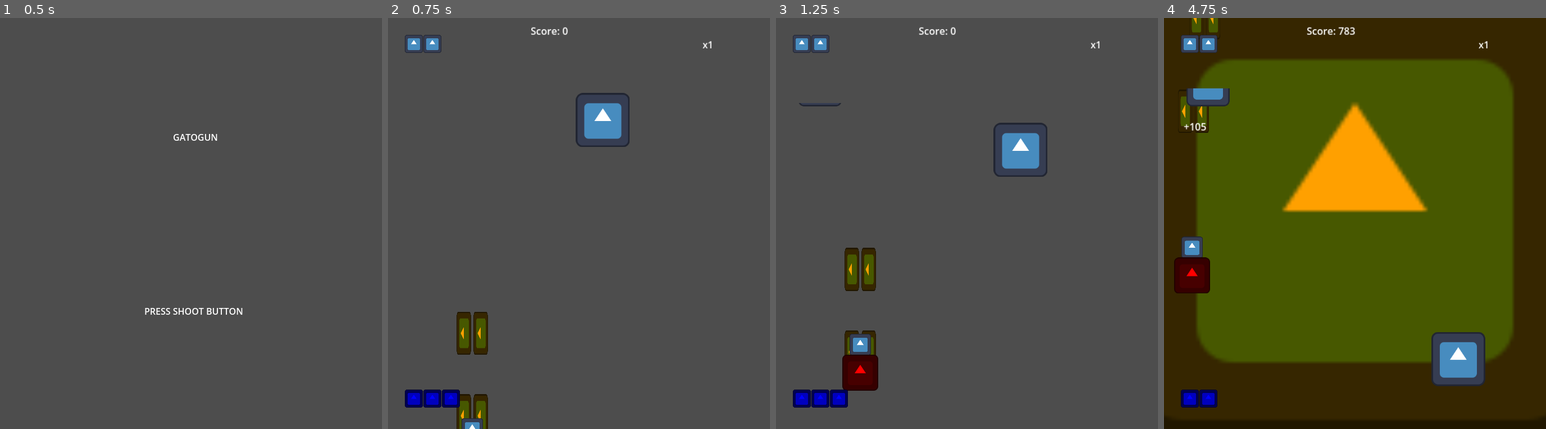
Above: before the commit, frames 1-4 (left to right).
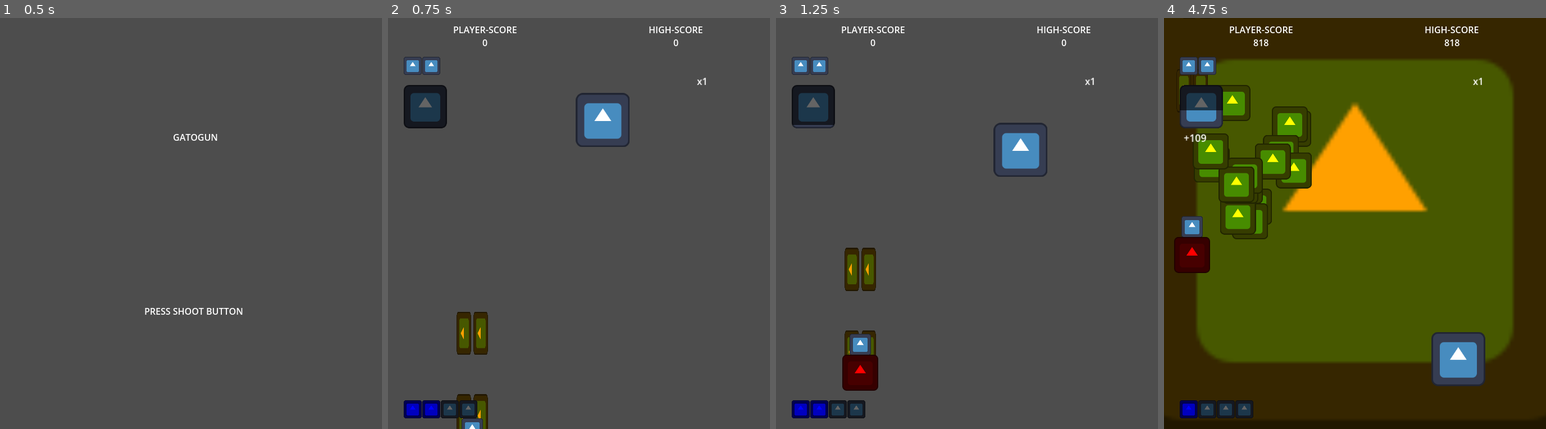
Above: after the commit, the same moments.

Repository: Zeroeth-0/Gatogun
Game: Godot game, scene res://scenes/UI/title_screen.tscn
Same seed, same stepped clock (60 frames per second), same inputs: the game is played once before the commit and once after it. The engine's default icon, where the game draws it, is replaced by a stand-in: a white triangle on a blue panel in a dark square.
Inputs:
- Up to frame 1 (0.5 s): no input
- Up to frame 2 (0.75 s): tap Enter (Start) at 0.5 s; hold Right (RIGHT) from 0.53 s (still down); hold Z (A) from 0.53 s (still down)
- Up to frame 3 (1.25 s): keep holding Right (RIGHT); keep holding Z (A); tap X (B) at 0.8 s
- Up to frame 4 (4.75 s): release Right (RIGHT) at 1.28 s; release Z (A) at 1.28 s; hold Down (DOWN) 1.28-2.03 s; tap X (B) at 1.35, 3.05, 3.6 s; tap C (C) at 1.55, 4.35 s; hold Right (RIGHT) 2.03-2.78 s; hold C (C) 2.03-2.78 s; tap Z (A) at 2.3, 2.85, 4.55 s; hold Up (UP) 2.78-3.53 s; hold C (C) 3.53-4.28 s; hold Left (LEFT) from 3.53 s (still down)

Frame 1 is identical in both runs. In frame 2, 3.1% of the frame differs, in the area x 4-85%, y 2-98%; in frame 3, 3.1%; in frame 4, 11%, in the area x 2-85%, y 0-98%.

Commit message:
Unified UI

Diff:
--- a/project.godot
+++ b/project.godot
@@ -12,7 +12,7 @@
 
 config/name="Gatogun"
 run/main_scene="res://scenes/UI/title_screen.tscn"
-config/features=PackedStringArray("4.4", "GL Compatibility")
+config/features=PackedStringArray("4.5", "GL Compatibility")
 run/max_fps=240
 config/icon="res://icon.svg"
 
--- a/scenes/UI/b_box_container.tscn
+++ /dev/null
@@ -1,9 +0,0 @@
-[gd_scene load_steps=2 format=3 uid="uid://dyjlf0d78pbvd"]
-
-[ext_resource type="PackedScene" uid="uid://c7eeyaje6ghkn" path="res://scenes/UI/h_box_container.tscn" id="1_iam8w"]
-
-[node name="BBoxContainer" instance=ExtResource("1_iam8w")]
-modulate = Color(0, 0, 1, 1)
-offset_top = 660.0
-offset_bottom = 700.0
-resourceEnum = 1
--- a/scenes/UI/combo_label.tscn
+++ /dev/null
@@ -1,13 +0,0 @@
-[gd_scene load_steps=2 format=3 uid="uid://chegi2am56x1"]
-
-[ext_resource type="Script" uid="uid://p4wmi2otpdi7" path="res://source/UI/label.gd" id="1_01v1u"]
-
-[node name="ComboLabel" type="RichTextLabel"]
-top_level = true
-z_index = 10
-offset_left = 27.0
-offset_top = 25.0
-offset_right = 200.0
-offset_bottom = 97.0
-script = ExtResource("1_01v1u")
-labelEnum = 1
--- a/scenes/UI/fever_bar.tscn
+++ /dev/null
@@ -1,15 +0,0 @@
-[gd_scene load_steps=3 format=3 uid="uid://ber78ar7g5504"]
-
-[ext_resource type="Texture2D" uid="uid://cuojt0mdh67vh" path="res://icon.svg" id="1_vkc7f"]
-[ext_resource type="Script" uid="uid://dob11md81o6bp" path="res://source/UI/fever_bar.gd" id="2_km53o"]
-
-[node name="FeverBar" type="TextureProgressBar"]
-z_index = 10
-offset_left = 40.0
-offset_top = 80.0
-offset_right = 168.0
-offset_bottom = 208.0
-scale = Vector2(0.6, 0.6)
-fill_mode = 3
-texture_progress = ExtResource("1_vkc7f")
-script = ExtResource("2_km53o")
--- a/scenes/UI/h_box_container.tscn
+++ /dev/null
@@ -1,14 +0,0 @@
-[gd_scene load_steps=3 format=3 uid="uid://c7eeyaje6ghkn"]
-
-[ext_resource type="Script" uid="uid://dvn75yjtwqxt4" path="res://source/UI/lives_bombs.gd" id="1_w8x7p"]
-[ext_resource type="Texture2D" uid="uid://cuojt0mdh67vh" path="res://icon.svg" id="2_suado"]
-
-[node name="HBoxContainer" type="HBoxContainer"]
-z_index = 10
-offset_left = 30.0
-offset_top = 30.0
-offset_right = 70.0
-offset_bottom = 70.0
-scale = Vector2(0.25, 0.25)
-script = ExtResource("1_w8x7p")
-resource_texture = ExtResource("2_suado")
--- /dev/null
+++ b/scenes/UI/hud.tscn
@@ -0,0 +1,147 @@
+[gd_scene load_steps=3 format=3 uid="uid://duam5mtyrxv5l"]
+
+[ext_resource type="Script" uid="uid://ccmb0til07tbv" path="res://source/UI/hud.gd" id="1_rd3kb"]
+[ext_resource type="Texture2D" uid="uid://cuojt0mdh67vh" path="res://icon.svg" id="2_y5tme"]
+
+[node name="HUD" type="Control" node_paths=PackedStringArray("gameScore", "highScore", "comboLabel", "multLabel", "intensityBar", "medalCountdown", "heartContainer", "currBombContainer", "maxBombContainer") groups=["HUD"]]
+z_index = 100
+layout_mode = 3
+anchors_preset = 15
+anchor_right = 1.0
+anchor_bottom = 1.0
+offset_left = 3.0
+offset_top = -1.0
+offset_right = 3.0
+offset_bottom = -1.0
+grow_horizontal = 2
+grow_vertical = 2
+script = ExtResource("1_rd3kb")
+gameScore = NodePath("ScoreContainer/GameContainer/GameScore")
+highScore = NodePath("ScoreContainer/HighContainer/HighScore")
+comboLabel = NodePath("ComboLabel")
+multLabel = NodePath("MultLabel")
+intensityBar = NodePath("IntensityBar")
+medalCountdown = NodePath("MedalCountdown")
+heartContainer = NodePath("HeartContainer")
+currBombContainer = NodePath("BombContainer/CurrBombContainer")
+maxBombContainer = NodePath("BombContainer/MaxBombContainer")
+resource_texture = ExtResource("2_y5tme")
+
+[node name="ComboLabel" type="RichTextLabel" parent="."]
+top_level = true
+z_index = 10
+layout_mode = 0
+offset_left = -165.0
+offset_top = 228.0
+offset_right = 8.0
+offset_bottom = 300.0
+text = "+9999"
+
+[node name="MultLabel" type="RichTextLabel" parent="."]
+top_level = true
+z_index = 10
+layout_mode = 0
+offset_left = 550.0
+offset_top = 100.0
+offset_right = 650.0
+offset_bottom = 170.0
+text = "x999"
+
+[node name="IntensityBar" type="TextureProgressBar" parent="."]
+z_index = 10
+layout_mode = 0
+offset_left = 25.0
+offset_top = 120.0
+offset_right = 153.0
+offset_bottom = 248.0
+scale = Vector2(0.6, 0.6)
+fill_mode = 3
+texture_under = ExtResource("2_y5tme")
+texture_progress = ExtResource("2_y5tme")
+tint_under = Color(0.39308554, 0.3930855, 0.39308548, 1)
+
+[node name="MedalCountdown" type="TextureProgressBar" parent="."]
+z_index = 10
+layout_mode = 0
+offset_left = 120.0
+offset_top = 135.0
+offset_right = 248.0
+offset_bottom = 263.0
+scale = Vector2(0.4, 0.4)
+max_value = 5.0
+step = 0.01
+fill_mode = 4
+texture_progress = ExtResource("2_y5tme")
+
+[node name="HeartContainer" type="HBoxContainer" parent="."]
+z_index = 10
+layout_mode = 0
+offset_left = 25.0
+offset_top = 70.0
+offset_right = 65.00006
+offset_bottom = 110.0
+scale = Vector2(0.25, 0.25)
+
+[node name="ScoreContainer" type="HBoxContainer" parent="."]
+layout_mode = 0
+offset_top = 10.0
+offset_right = 340.0
+offset_bottom = 60.0
+theme_override_constants/separation = 0
+
+[node name="GameContainer" type="VBoxContainer" parent="ScoreContainer"]
+custom_minimum_size = Vector2(340, 46)
+layout_mode = 2
+theme_override_constants/separation = 0
+
+[node name="GameName" type="RichTextLabel" parent="ScoreContainer/GameContainer"]
+custom_minimum_size = Vector2(340, 23)
+layout_mode = 2
+text = "PLAYER-SCORE"
+horizontal_alignment = 1
+
+[node name="GameScore" type="RichTextLabel" parent="ScoreContainer/GameContainer"]
+custom_minimum_size = Vector2(340, 23)
+layout_mode = 2
+text = "999999999999999999999"
+horizontal_alignment = 1
+
+[node name="HighContainer" type="VBoxContainer" parent="ScoreContainer"]
+custom_minimum_size = Vector2(340, 46)
+layout_mode = 2
+theme_override_constants/separation = 0
+
+[node name="HighName" type="RichTextLabel" parent="ScoreContainer/HighContainer"]
+custom_minimum_size = Vector2(340, 23)
+layout_mode = 2
+text = "HIGH-SCORE"
+horizontal_alignment = 1
+
+[node name="HighScore" type="RichTextLabel" parent="ScoreContainer/HighContainer"]
+custom_minimum_size = Vector2(340, 23)
+layout_mode = 2
+text = "999999999999999999999"
+horizontal_alignment = 1
+
+[node name="BombContainer" type="Control" parent="."]
+anchors_preset = 0
+offset_left = 25.0
+offset_top = 680.0
+offset_right = 65.0
+offset_bottom = 720.0
+
+[node name="MaxBombContainer" type="HBoxContainer" parent="BombContainer"]
+modulate = Color(0.39308554, 0.3930855, 0.39308548, 1)
+z_index = 10
+layout_mode = 0
+offset_right = 40.0
+offset_bottom = 40.0
+scale = Vector2(0.25, 0.25)
+
+[node name="CurrBombContainer" type="HBoxContainer" parent="BombContainer"]
+modulate = Color(0, 0, 1, 1)
+z_index = 10
+layout_mode = 0
+offset_right = 40.0
+offset_bottom = 40.0
+scale = Vector2(0.25, 0.25)
--- a/scenes/UI/medal_countdown.tscn
+++ /dev/null
@@ -1,16 +0,0 @@
-[gd_scene load_steps=3 format=3 uid="uid://dg3240gsrod7n"]
-
-[ext_resource type="Texture2D" uid="uid://cuojt0mdh67vh" path="res://icon.svg" id="1_2065g"]
-[ext_resource type="Script" uid="uid://dob11md81o6bp" path="res://source/UI/fever_bar.gd" id="2_owi7b"]
-
-[node name="MedalCountdown" type="TextureProgressBar"]
-z_index = 10
-offset_left = 40.0
-offset_top = 80.0
-offset_right = 168.0
-offset_bottom = 208.0
-scale = Vector2(0.4, 0.4)
-fill_mode = 4
-texture_progress = ExtResource("1_2065g")
-script = ExtResource("2_owi7b")
-barEnum = 1
--- a/scenes/UI/medal_val_label.tscn
+++ /dev/null
@@ -1,17 +0,0 @@
-[gd_scene load_steps=2 format=3 uid="uid://7pou2o2sayiq"]
-
-[ext_resource type="Script" uid="uid://bx6ojl6vvd0rp" path="res://source/UI/medal_val_label.gd" id="1_8jwxa"]
-
-[node name="MedalValLabel" type="RichTextLabel"]
-z_index = 10
-anchors_preset = 7
-anchor_left = 0.5
-anchor_top = 1.0
-anchor_right = 0.5
-anchor_bottom = 1.0
-offset_left = -50.0
-offset_top = -40.0
-offset_right = 50.0
-grow_horizontal = 2
-grow_vertical = 0
-script = ExtResource("1_8jwxa")
--- a/scenes/UI/mult_label.tscn
+++ /dev/null
@@ -1,13 +0,0 @@
-[gd_scene load_steps=2 format=3 uid="uid://gyhjwciacmac"]
-
-[ext_resource type="Script" uid="uid://p4wmi2otpdi7" path="res://source/UI/label.gd" id="1_p0k7x"]
-
-[node name="MultLabel" type="RichTextLabel"]
-top_level = true
-z_index = 10
-offset_left = 27.0
-offset_top = 25.0
-offset_right = 200.0
-offset_bottom = 97.0
-script = ExtResource("1_p0k7x")
-labelEnum = 2
--- a/scenes/UI/score_label.tscn
+++ /dev/null
@@ -1,12 +0,0 @@
-[gd_scene load_steps=2 format=3 uid="uid://jkopai8ptvrm"]
-
-[ext_resource type="Script" uid="uid://p4wmi2otpdi7" path="res://source/UI/label.gd" id="1_rwnj0"]
-
-[node name="ScoreLabel" type="RichTextLabel"]
-top_level = true
-z_index = 10
-offset_left = 237.0
-offset_top = 25.0
-offset_right = 410.0
-offset_bottom = 97.0
-script = ExtResource("1_rwnj0")
--- a/scenes/levels/world.tscn
+++ b/scenes/levels/world.tscn
@@ -1,18 +1,12 @@
-[gd_scene load_steps=15 format=3 uid="uid://bi7uyv2plo07x"]
+[gd_scene load_steps=9 format=3 uid="uid://bi7uyv2plo07x"]
 
 [ext_resource type="Script" uid="uid://hrxsyfgjv1kg" path="res://source/levels/level_parser.gd" id="1_btnht"]
 [ext_resource type="PackedScene" uid="uid://bw2g2t07ejkdq" path="res://scenes/levels/dead_bounds.tscn" id="3_0hlg8"]
 [ext_resource type="PackedScene" uid="uid://sc2mi3jdynyo" path="res://scenes/enemies/mid/midGoStopGo.tscn" id="3_xidr1"]
 [ext_resource type="PackedScene" uid="uid://cgts6rg8xrau" path="res://scenes/levels/playzone.tscn" id="4_hkylk"]
 [ext_resource type="PackedScene" uid="uid://4y26tmtqbxdx" path="res://scenes/levels/ground.tscn" id="5_sf1u2"]
-[ext_resource type="PackedScene" uid="uid://gyhjwciacmac" path="res://scenes/UI/mult_label.tscn" id="6_mmplq"]
-[ext_resource type="PackedScene" uid="uid://dg3240gsrod7n" path="res://scenes/UI/medal_countdown.tscn" id="8_mmplq"]
-[ext_resource type="PackedScene" uid="uid://chegi2am56x1" path="res://scenes/UI/combo_label.tscn" id="9_ckr2p"]
-[ext_resource type="PackedScene" uid="uid://jkopai8ptvrm" path="res://scenes/UI/score_label.tscn" id="10_s7d0j"]
-[ext_resource type="PackedScene" uid="uid://dyjlf0d78pbvd" path="res://scenes/UI/b_box_container.tscn" id="11_de0io"]
-[ext_resource type="PackedScene" uid="uid://ber78ar7g5504" path="res://scenes/UI/fever_bar.tscn" id="11_yb1ae"]
+[ext_resource type="PackedScene" uid="uid://duam5mtyrxv5l" path="res://scenes/UI/hud.tscn" id="7_dp8al"]
 [ext_resource type="PackedScene" uid="uid://bbrlpm3jwipc3" path="res://scenes/enemies/popcorn/popcornComeLeave.tscn" id="12_de0io"]
-[ext_resource type="PackedScene" uid="uid://c7eeyaje6ghkn" path="res://scenes/UI/h_box_container.tscn" id="13_e6078"]
 [ext_resource type="PackedScene" uid="uid://dog0k55xaa2s" path="res://scenes/items/max_power_up.tscn" id="14_8c33x"]
 
 [node name="World" type="Node2D" groups=["Level"]]
@@ -121,45 +115,7 @@
 
 [node name="Playzone" parent="." instance=ExtResource("4_hkylk")]
 
-[node name="ComboLabel" parent="." instance=ExtResource("9_ckr2p")]
-offset_left = -165.0
-offset_top = 180.0
-offset_right = 8.0
-offset_bottom = 252.0
-text = "+9999"
-
-[node name="MultLabel" parent="." instance=ExtResource("6_mmplq")]
-offset_left = 560.0
-offset_top = 35.0
-offset_right = 733.0
-offset_bottom = 107.0
-text = "x999"
-
-[node name="ScoreLabel" parent="." instance=ExtResource("10_s7d0j")]
-anchors_preset = 5
-anchor_left = 0.5
-anchor_right = 0.5
-offset_left = -86.5
-offset_top = 10.0
-offset_right = 86.5
-offset_bottom = 82.0
-grow_horizontal = 2
-scale = Vector2(1.1, 1.1)
-text = "Score: 999999999999"
-
-[node name="FeverBar" parent="." instance=ExtResource("11_yb1ae")]
-
-[node name="MedalCountdown" parent="." instance=ExtResource("8_mmplq")]
-offset_left = 130.0
-offset_top = 100.0
-offset_right = 258.0
-offset_bottom = 228.0
-max_value = 5.0
-step = 0.01
-
-[node name="HBoxContainer" parent="." instance=ExtResource("13_e6078")]
-
-[node name="BBoxContainer" parent="." instance=ExtResource("11_de0io")]
+[node name="HUD" parent="." instance=ExtResource("7_dp8al")]
 
 [node name="Item" parent="." instance=ExtResource("14_8c33x")]
 position = Vector2(363, 162)
--- a/scenes/player/player.tscn
+++ b/scenes/player/player.tscn
@@ -10,7 +10,6 @@
 [node name="CatPlayer" type="CharacterBody2D" node_paths=PackedStringArray("sprite", "hitbox") groups=["Player"]]
 z_index = 4
 script = ExtResource("1_7pfs0")
-DollStyle = 2
 sprite = NodePath("Icon")
 bomb = ExtResource("2_ufgkt")
 hitbox = NodePath("Denialzone")
--- a/source/UI/fever_bar.gd
+++ /dev/null
@@ -1,25 +0,0 @@
-extends TextureProgressBar
-
-# === TIPOS DE BARRA ===
-enum BarType { FEVER, MEDALCTD }
-@export var barEnum: BarType                                                    # Tipo de barra
-
-# === VALORES INTERNOS ===
-var max_fever: float = SCORE.feverSize                                          # Valor máximo de fever
-var max_medalctd: float = 5                                                     # Valor máximo del contador de medallas
-
-func _ready():
-	match barEnum:
-		BarType.FEVER: set_vals(max_fever)
-		BarType.MEDALCTD: set_vals(max_medalctd)
-
-func set_vals(maxim):
-	min_value = 0
-	max_value = maxim
-	value = 0  # Inicia en cero
-
-func _process(_delta):
-	# Modo Fever: Comportamiento normal
-	match barEnum:
-		BarType.FEVER: value = SCORE.fever
-		BarType.MEDALCTD: value = SCORE.medalCountdown
--- /dev/null
+++ b/source/UI/hud.gd
@@ -0,0 +1,93 @@
+extends Control
+
+# === CONTADORES ===
+@export var gameScore: RichTextLabel
+@export var highScore: RichTextLabel
+@export var comboLabel: RichTextLabel
+@export var multLabel: RichTextLabel
+
+# === BARRAS ===
+@export var intensityBar: TextureProgressBar
+@export var medalCountdown: TextureProgressBar
+
+# === CONTENEDORES ===
+@export var heartContainer: HBoxContainer
+@export var currBombContainer: HBoxContainer
+@export var maxBombContainer: HBoxContainer
+@export var resource_texture: Texture2D                                         # Textura contenedor
+
+# === VALORES INTERNOS ===
+var maxIntensity: float = SCORE.feverSize
+var maxMedalCountdown: float = 5.0
+var currentLives
+var currentBombs
+var currMaxBombs
+
+# === VARIABLES ANIMACIONES ===
+@export var moveDuration: float = 1.0
+var tween: Tween
+
+func _ready():
+	set_bar_vals(intensityBar, maxIntensity)
+	set_bar_vals(medalCountdown, maxMedalCountdown)
+
+func _process(_delta):
+	# Contadores
+	gameScore.text = str(SCORE.GeneralGameScore)
+	highScore.text = str(SCORE.GeneralGameScore) # Temporal
+	comboLabel.text = "+" + str(SCORE.combo)
+	multLabel.text = "x" + str(SCORE.mult)
+
+	# Ajuste de escala
+	_update_label_scale(comboLabel, SCORE.combo, 0.001)
+	_update_label_scale(multLabel, SCORE.mult, 0.05)
+
+	# Barras
+	intensityBar.value = SCORE.fever
+	medalCountdown.value = SCORE.medalCountdown
+
+	# Contenedores
+	currentLives = GAME.lives
+	currentBombs = GAME.bombCount
+	currMaxBombs = GAME.maxBombs
+
+	for child in heartContainer.get_children(): child.queue_free()
+	for child in currBombContainer.get_children(): child.queue_free()
+	for child in maxBombContainer.get_children(): child.queue_free()
+	print_container(heartContainer, currentLives)
+	print_container(currBombContainer, currentBombs)
+	print_container(maxBombContainer, currMaxBombs)
+
+# === IMPRIMIR CONTENEDORES ===
+func print_container(container, printCount):
+	for i in range(printCount):
+		var resource = TextureRect.new()
+		resource.texture = resource_texture
+		resource.stretch_mode = TextureRect.STRETCH_KEEP_ASPECT  # Mantiene la proporción
+		container.add_child(resource)
+
+# === VALORES BARRAS ===
+func set_bar_vals(currentBar, maxim):
+	currentBar.min_value = 0
+	currentBar.max_value = maxim
+	currentBar.value = 0
+
+# === AJUSTE DE ESCALA ===
+func _update_label_scale(label, value: int, factor) -> void:
+	var scaleValue = clamp(1.0 + value * factor, 1.0, 2.5)
+	label.scale = Vector2(scaleValue, scaleValue)
+
+# === ANIMACIONES ===
+func label_in() -> void:
+	_start_tween(Vector2(35, 200))
+
+func label_out() -> void:
+	_start_tween(Vector2(-165, 200))
+
+func _start_tween(targetPos: Vector2) -> void:
+	if tween: tween.kill()  # Evita conflictos si hay uno corriendo
+
+	tween = create_tween()
+	tween.tween_property(comboLabel, "position", targetPos, moveDuration)\
+		 .set_trans(Tween.TRANS_SINE)\
+		 .set_ease(Tween.EASE_IN_OUT)
--- a/source/UI/label.gd
+++ /dev/null
@@ -1,46 +0,0 @@
-extends RichTextLabel
-
-# === TIPOS DE TEXTO ===
-enum LabelType { GSCORE, COMBO, MULT }
-@export var labelEnum: LabelType                                                # Tipo de etiqueta
-var yValue
-
-# === ANIMACIÓN ===
-@export var moveDuration: float = 1.0                                           # Duración animación
-var tween: Tween
-
-func _process(_delta: float) -> void:
-	var output: String
-	match labelEnum:
-		LabelType.GSCORE:
-			output = "Score: " + str(SCORE.GeneralGameScore)
-		LabelType.COMBO:
-			add_to_group("Combo")
-			output = "+" + str(SCORE.combo)
-			_update_combo_scale(SCORE.combo, 0.001)
-		LabelType.MULT:
-			output = "x" + str(SCORE.mult)
-			_update_combo_scale(SCORE.mult, 0.05)
-
-	text = output
-
-# === ANIMACIONES ===
-
-func label_in() -> void:
-	_start_tween(Vector2(35, 180))
-
-func label_out() -> void:
-	_start_tween(Vector2(-165, 180))
-
-func _start_tween(targetPos: Vector2) -> void:
-	if tween: tween.kill()  # Evita conflictos si hay uno corriendo
-
-	tween = create_tween()
-	tween.tween_property(self, "position", targetPos, moveDuration)\
-		 .set_trans(Tween.TRANS_SINE)\
-		 .set_ease(Tween.EASE_IN_OUT)
-
-# === AJUSTE DE ESCALA PARA EL COMBO ===
-func _update_combo_scale(combo: int, factor) -> void:
-	var scaleValue = clamp(1.0 + combo * factor, 1.0, 2.5)
-	scale = Vector2(scaleValue, scaleValue)
--- a/source/UI/lives_bombs.gd
+++ /dev/null
@@ -1,29 +0,0 @@
-extends HBoxContainer
-
-# === ENUM DE TIPOS DE ÍTEMS ===
-enum ResourceType { LIVES, BOMBS }
-
-# === EXPORTABLES CONFIGURABLES ===
-@export var resourceEnum: ResourceType = ResourceType.LIVES                     # Tipo de item
-@export var resource_texture: Texture2D                                         # Textura a mostrar
-var currentLives
-var currentBombs
-var printCount
-
-# Actualiza la cantidad de vidas extra visibles
-func _process(_delta):
-	currentLives = GAME.lives
-	currentBombs = GAME.bombCount
-	# Limpia las vidas extra actuales antes de volver a crearlas
-	for child in get_children(): child.queue_free()
-
-	match resourceEnum:
-		ResourceType.LIVES: printCount = currentLives
-		ResourceType.BOMBS: printCount = currentBombs
-
-	# Crea un corazón por cada vida restante
-	for i in range(printCount):
-		var resource = TextureRect.new()
-		resource.texture = resource_texture
-		resource.stretch_mode = TextureRect.STRETCH_KEEP_ASPECT  # Mantiene la proporción
-		add_child(resource)
--- a/source/UI/medal_val_label.gd
+++ /dev/null
@@ -1,12 +0,0 @@
-extends RichTextLabel
-
-@export var display_time := 1.5 # Tiempo visible en segundos
-var timer := 0.0
-
-func set_val(medalVal) -> void:
-	text = "+" + str(medalVal)
-	visible = true
-
-func _process(delta: float) -> void:
-	timer += delta
-	if timer >= display_time: queue_free()
--- a/source/items/item.gd
+++ b/source/items/item.gd
@@ -9,7 +9,6 @@
 @export var grav: float = 800.0                                                 # Gravedad
 @export var launchForce: float = 200.0                                          # Fuerza de lanzamiento inicial
 @export var delayBeforeFollow: float = 0.7                                      # Tiempo hasta ir a jugador
-@export var medal_label: PackedScene = preload("res://scenes/UI/medal_val_label.tscn")              # Etiqueta de pts
 @export var isMaxPowerUp: bool = false
 
 # === ESTADO INTERNO ===
@@ -58,12 +57,6 @@
 		speed = 400
 		_move_towards_player(delta)
 
-func _show_label(scoreVal):
-		var label = medal_label.instantiate()
-		get_tree().current_scene.add_child(label)
-		label.set_val(scoreVal)
-		label.global_position = global_position
-
 func _move_towards_player(delta: float) -> void:
 	var playerPos = GAME.get_player()
 	var direction = (playerPos - position).normalized()
--- a/source/player/player.gd
+++ b/source/player/player.gd
@@ -96,7 +96,7 @@
 	if canDie and area.is_in_group("Damage"):
 		if DollStyle == StyleEnum.NEWBIE and GAME.bombCount > 0: _handle_bombing()
 		else:
-			GAME.lives -= 1
+			get_parent().lives -= 1
 			GAME.store(global_position, false)
 			queue_free()
 
--- a/utils/ScoreManager.gd
+++ b/utils/ScoreManager.gd
@@ -21,7 +21,7 @@
 var rank = 1
 
 # === REFERENCIAS UI ===
-var comboLabel: RichTextLabel = null
+var HUD: Control = null
 var comboAvailable: bool = true
 
 # === LOOP PRINCIPAL ===
@@ -39,7 +39,7 @@
 
 # === ACTUALIZACIÓN DE LABELS ===
 func _update_labels() -> void:
-	comboLabel = get_tree().get_first_node_in_group("Combo")
+	HUD = get_tree().get_first_node_in_group("HUD")
 
 # === SISTEMA DE FIEBRE ===
 func _update_fever(delta: float) -> void:
@@ -70,7 +70,7 @@
 		return
 
 	if comboTimer <= 0:
-		if comboLabel: comboLabel.label_out()
+		if HUD: HUD.label_out()
 		comboAvailable = true
 		comboDrainTime += delta
 
@@ -90,7 +90,7 @@
 
 func increase_combo(value: int) -> void:
 	if comboAvailable:
-		if comboLabel: comboLabel.label_in()
+		if HUD: HUD.label_in()
 		comboAvailable = false
 	combo += value
 	comboTimer = 0.1
@@ -112,7 +112,7 @@
 	combo = 0
 	mult = 1
 	multDrainTime = 0.0
-	if comboLabel: comboLabel.label_out()
+	if HUD: HUD.label_out()
 
 func add_score(score: int) -> void:
 	GeneralGameScore += score * mult
Not shown, removed: source/UI/fever_bar.gd.uid
Not shown, added: source/UI/hud.gd.uid
Not shown, removed: source/UI/label.gd.uid
Not shown, removed: source/UI/lives_bombs.gd.uid
Not shown, removed: source/UI/medal_val_label.gd.uid
